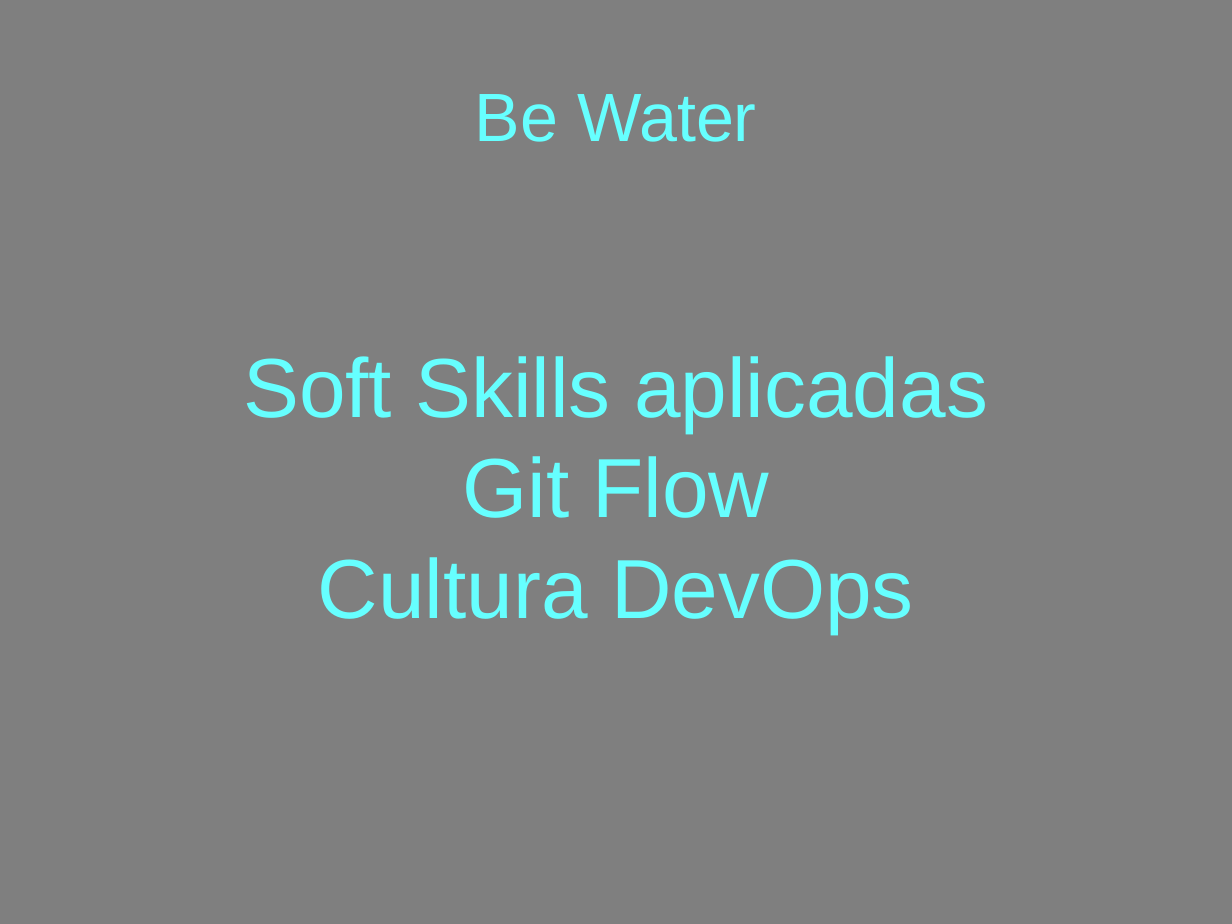
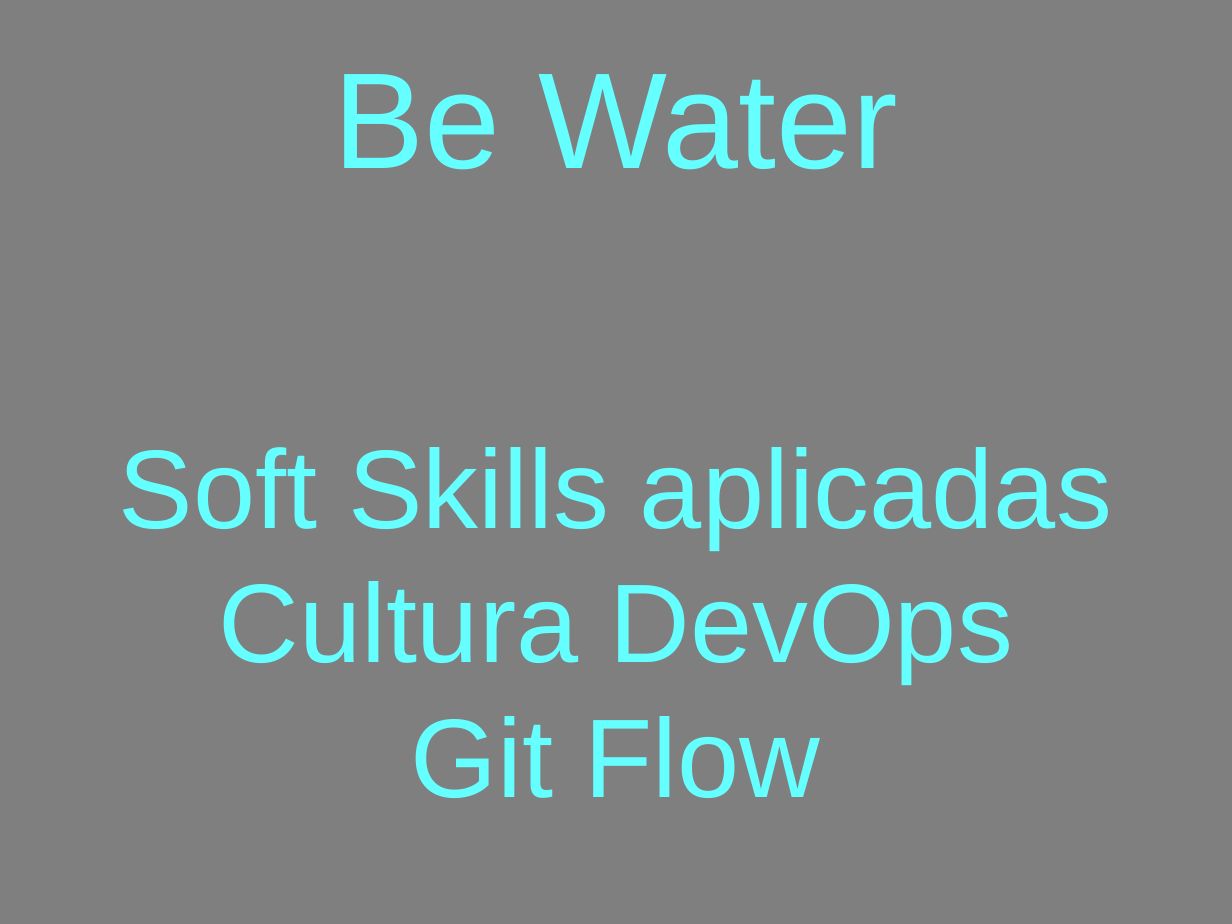
Before and after one commit to Lorensov/talks, a slide deck: slide 1 of be_water_git_flow/Be_water_slides.pptx. Drawn at 1232x924 pixels with LibreOffice and Linux fonts; fonts in the diff are those of the drawing. Boxes give left, top, right and bottom in pixels: in the first picture for what was removed or moved away, otherwise in the second. Text is boxed around its words. In the diff, an @@ line names an element or a change of style, - is before the commit and + after.

```diff
--- a/be_water_git_flow/Be_water_slides.pptx
+++ b/be_water_git_flow/Be_water_slides.pptx
@@ text "Be Water" at box(334, 74, 898, 170): size 44 to 88 pt @@
@@ text at box(119, 447, 1112, 798): size 54 to 72 pt in "Soft Skills aplicadas", "Git Flow" @@
@@ text at box(318, 557, 914, 633): paragraph removed @@
-Cultura DevOps
@@ text at box(218, 581, 1013, 683): paragraph added @@
+Cultura DevOps
```
Also in this commit, not shown: 1 other slide changed, 22 slides added, 11 slides removed, 1 other file.
